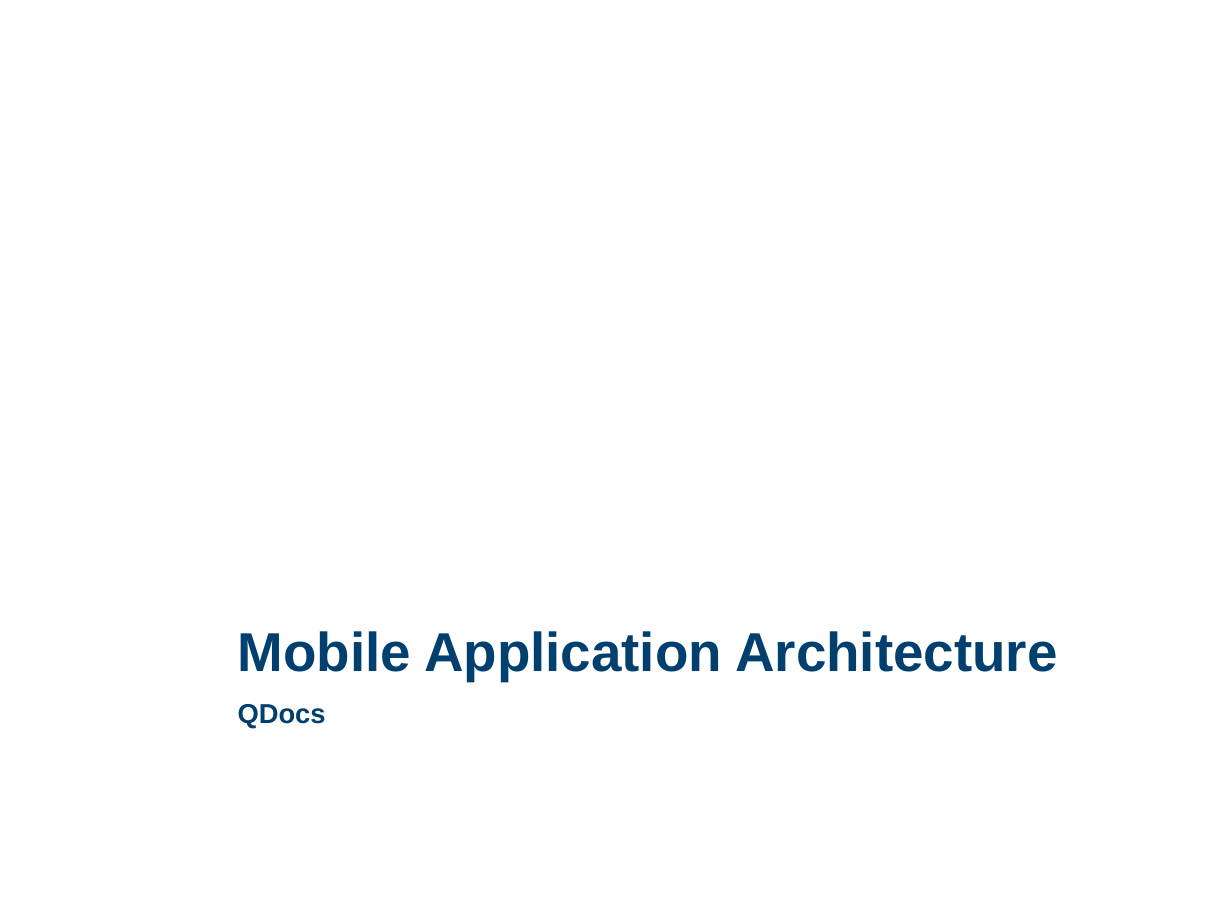
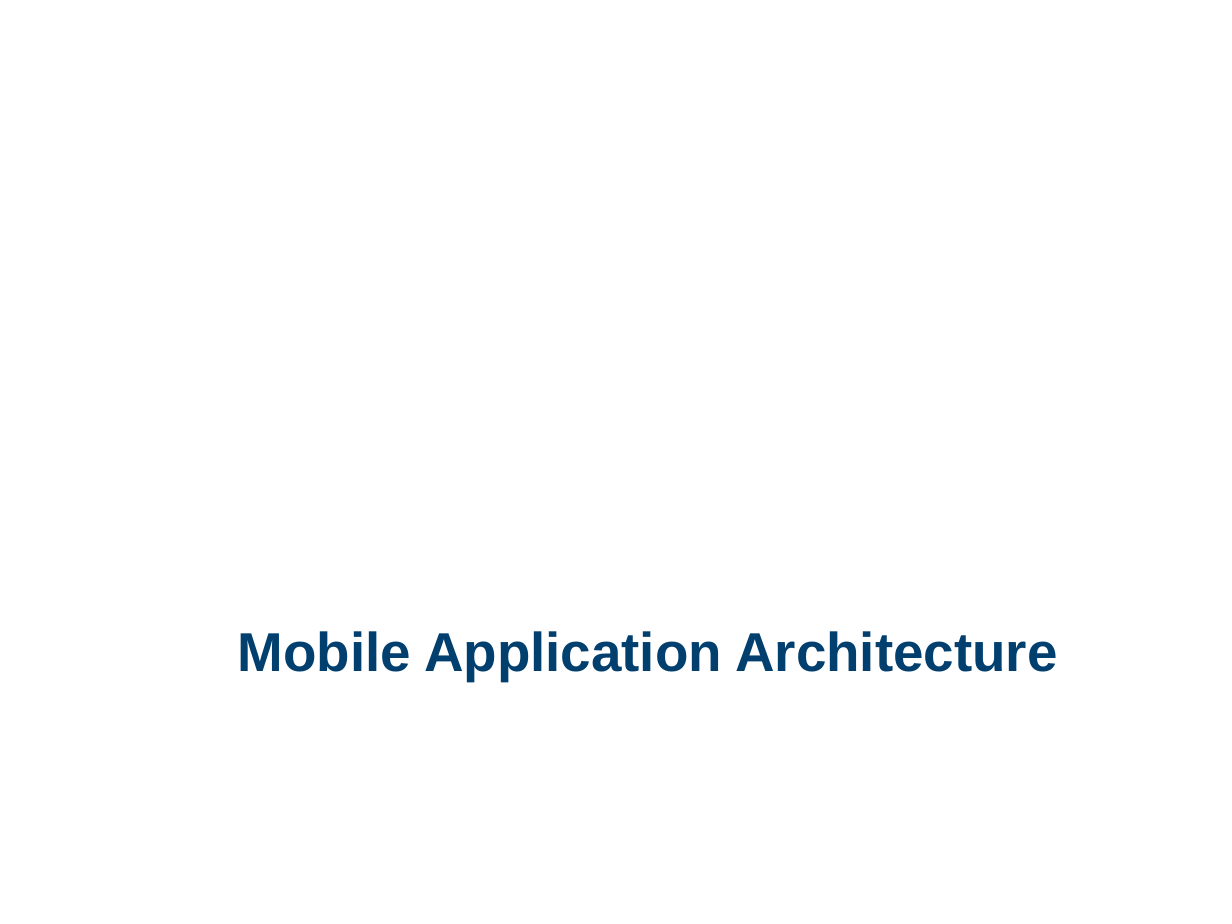
Before and after one commit to lampajr/QDocs, a slide deck: slide 9 of documentation/presentation_qdocs.pptx. Drawn at 1232x924 pixels with LibreOffice and Linux fonts; fonts in the diff are those of the drawing; background and template pictures are left out. Boxes give left, top, right and bottom in pixels: in the first picture for what was removed or moved away, otherwise in the second. Text is boxed around its words. In the diff, an @@ line names an element or a change of style, - is before the commit and + after.

```diff
--- a/documentation/presentation_qdocs.pptx
+++ b/documentation/presentation_qdocs.pptx
@@ text at box(238, 704, 326, 729): paragraph removed @@
-QDocs
```
Also in this commit, not shown: 15 other slides changed.
